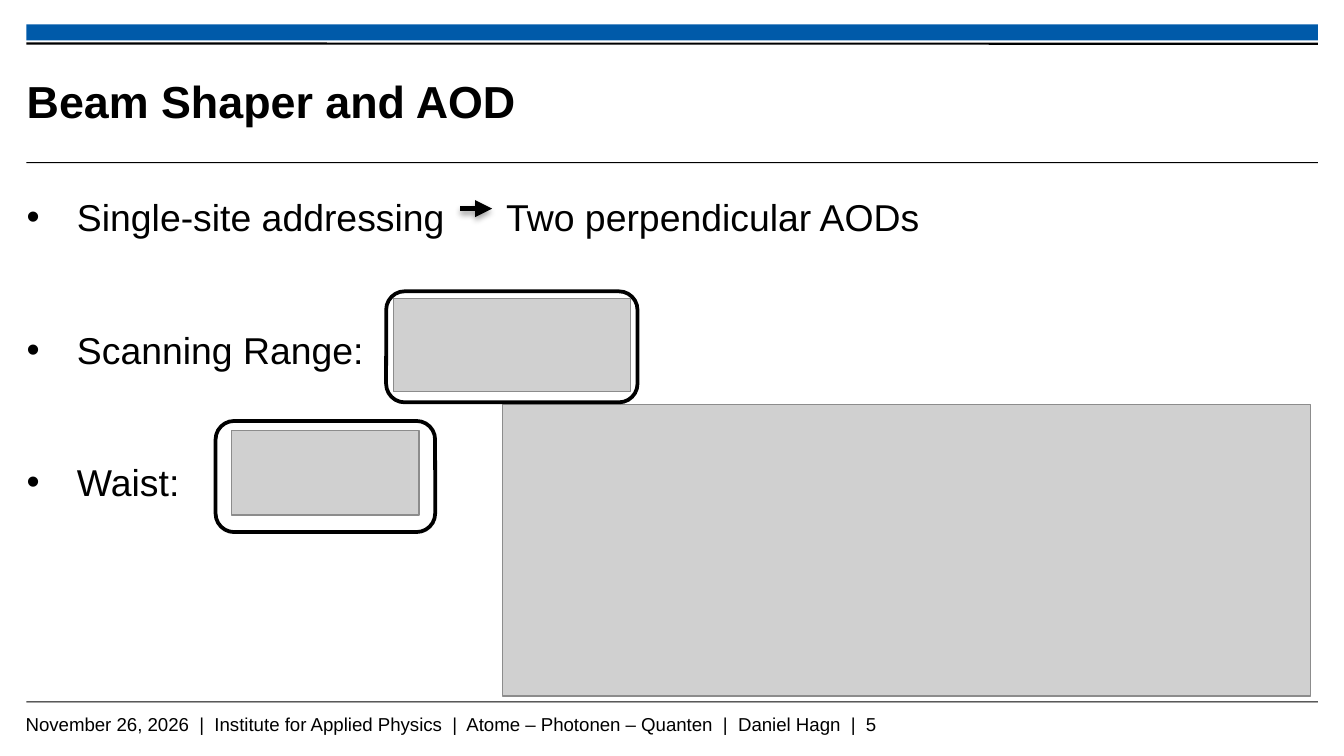
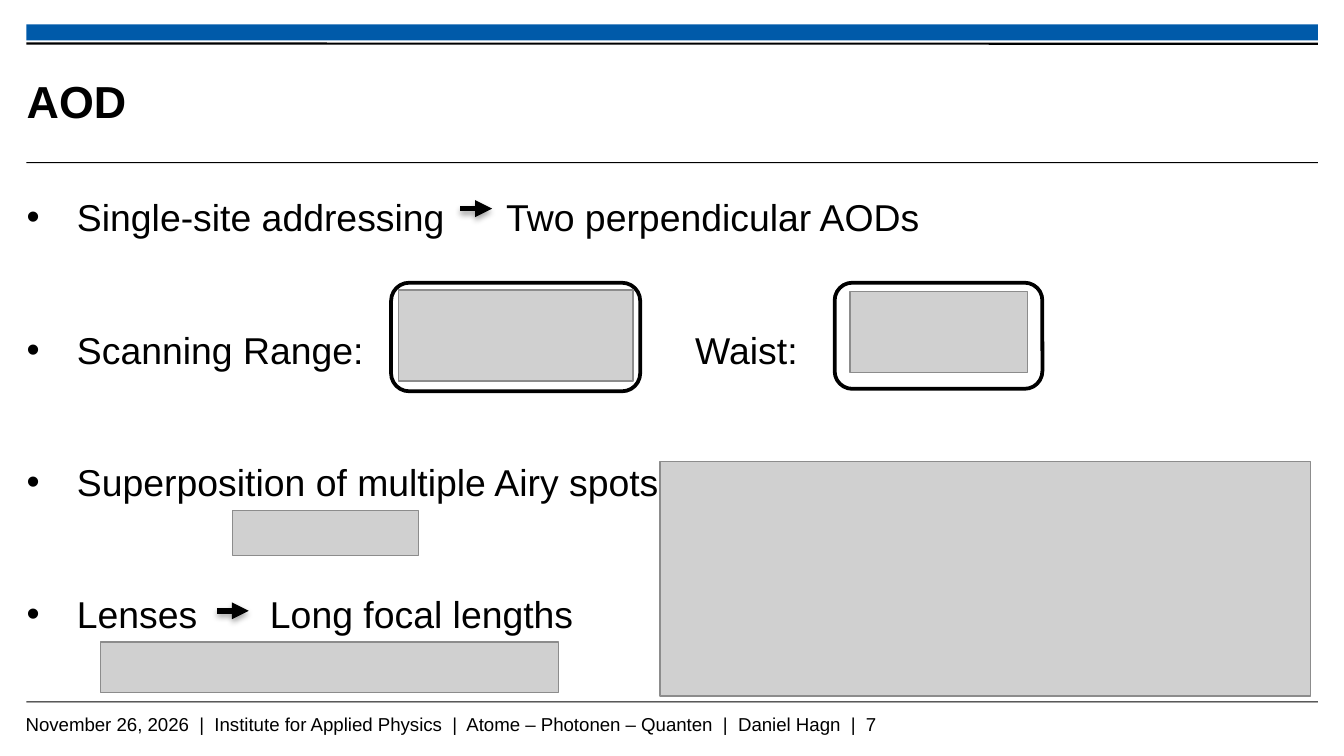
Before and after one commit to Daniel-Hagn-physik/Masterthesis_Backup, a slide deck: slide 7 of Hagn_Daniel_Mastervortrag.pptx (slide 5 before the commit). Drawn at 1344x756 pixels with LibreOffice and Linux fonts; fonts in the diff are those of the drawing; grey boxes stand for pictures; background and template pictures are left out. Boxes give left, top, right and bottom in pixels: in the first picture for what was removed or moved away, otherwise in the second. Text is boxed around its words. In the diff, an @@ line names an element or a change of style, - is before the commit and + after.

Commit message:
13.11

```diff
--- a/Hagn_Daniel_Mastervortrag.pptx
+++ b/Hagn_Daniel_Mastervortrag.pptx
@@ title at <box>27,86,127,119</box>: text changed @@
-Beam Shaper and AOD
+AOD
@@ rounded rectangle: place and size @@
-rounded rectangle at <box>386,292,637,403</box>
+rounded rectangle at <box>391,282,640,391</box>
@@ picture: place and size @@
-picture at <box>394,298,630,391</box>
+picture at <box>398,290,633,382</box>
@@ rounded rectangle: place and size @@
-rounded rectangle at <box>215,421,434,532</box>
+rounded rectangle at <box>835,282,1043,388</box>
@@ picture: place and size @@
-picture at <box>231,430,419,515</box>
+picture at <box>849,292,1027,372</box>
@@ text at <box>77,337,797,636</box>: text changed @@
-• Scanning Range:
-• Waist:
+• Scanning Range: Waist:
+• Superposition of multiple Airy spots
+• Lenses Long focal lengths
@@ picture: place and size @@
-picture at <box>503,405,1310,696</box>
+picture at <box>660,461,1310,696</box>
@@ picture added at <box>233,511,418,555</box> @@
@@ arrow added from (216, 610) to (249, 610), #000000 3 pt @@
@@ picture added at <box>101,642,559,692</box> @@
@@ text at <box>26,717,876,735</box>: text changed @@
-November 26, 2026 | Institute for Applied Physics | Atome – Photonen – Quanten | Daniel Hagn | 5
+November 26, 2026 | Institute for Applied Physics | Atome – Photonen – Quanten | Daniel Hagn | 7
```
Also in this commit, not shown: 5 other slides changed, 3 slides added, 2 slides removed.
